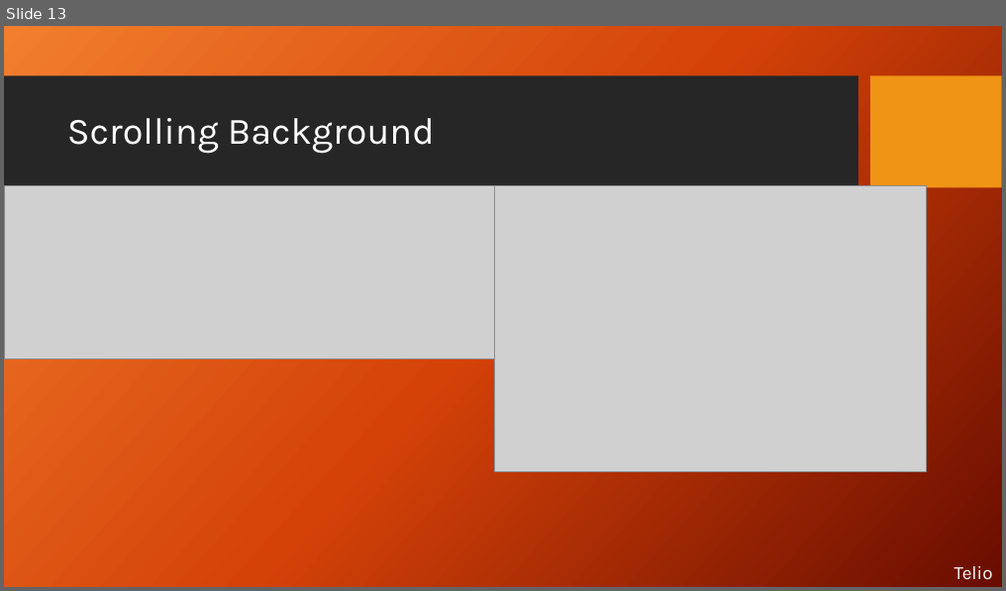
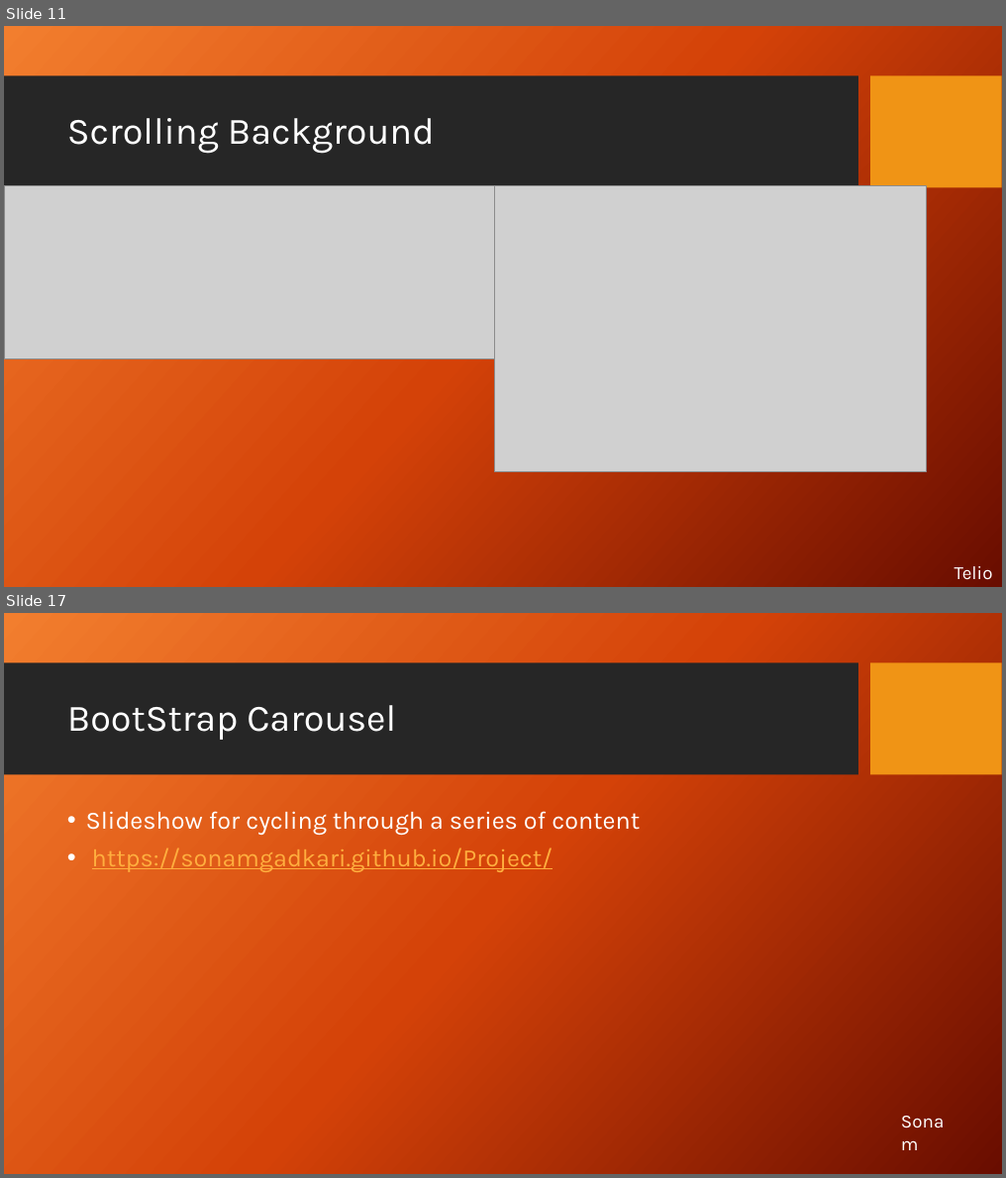
Before and after one commit to SonamGadkari/Project, a slide deck: web apps Presentation.pptx. Shown one above the other, each under a label of ours: slide 13 before the commit, slides 11 and 17 after it; the slides between them are not shown. The pictures are 1006x591 and 1006x1178 pixels, drawn with LibreOffice and Linux fonts; fonts in the diff are those of the drawing; grey boxes stand for pictures; background and template pictures are left out. Boxes give left, top, right and bottom in pixels: in the first picture for what was removed or moved away, otherwise in the second. Text is boxed around its words. In the diff, an @@ line names an element or a change of style, - is before the commit and + after.

```diff
--- a/web apps Presentation.pptx
+++ b/web apps Presentation.pptx
@@ slide 17 added at box(4, 613, 1002, 1174), background picture (left out); not listed: 2 template elements that a slide beside it also shows @@
@@ title added at box(67, 705, 396, 740), 36 pt, text #FFFFFF @@
+BootStrap Carousel
@@ text added at box(86, 811, 640, 872), 24 pt, text #FFFFFF @@
+• Slideshow for cycling through a series of content
+• https://sonamgadkari.github.io/Project/
@@ text added at box(894, 1106, 964, 1137), 18 pt, text #FFFFFF @@
+Sonam
@@ what was slide 13 is now slide 11 @@
```
Also in this commit, not shown: 2 slides changed, 3 other slides added, 2 slides removed, 2 other files.
